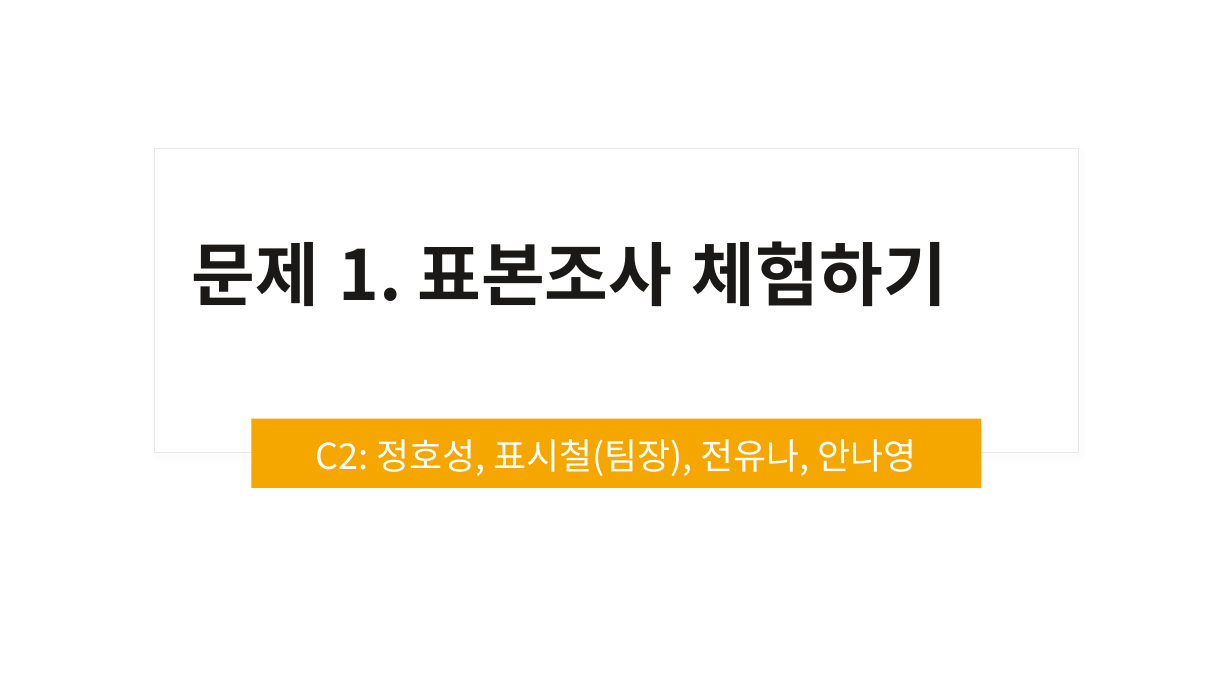
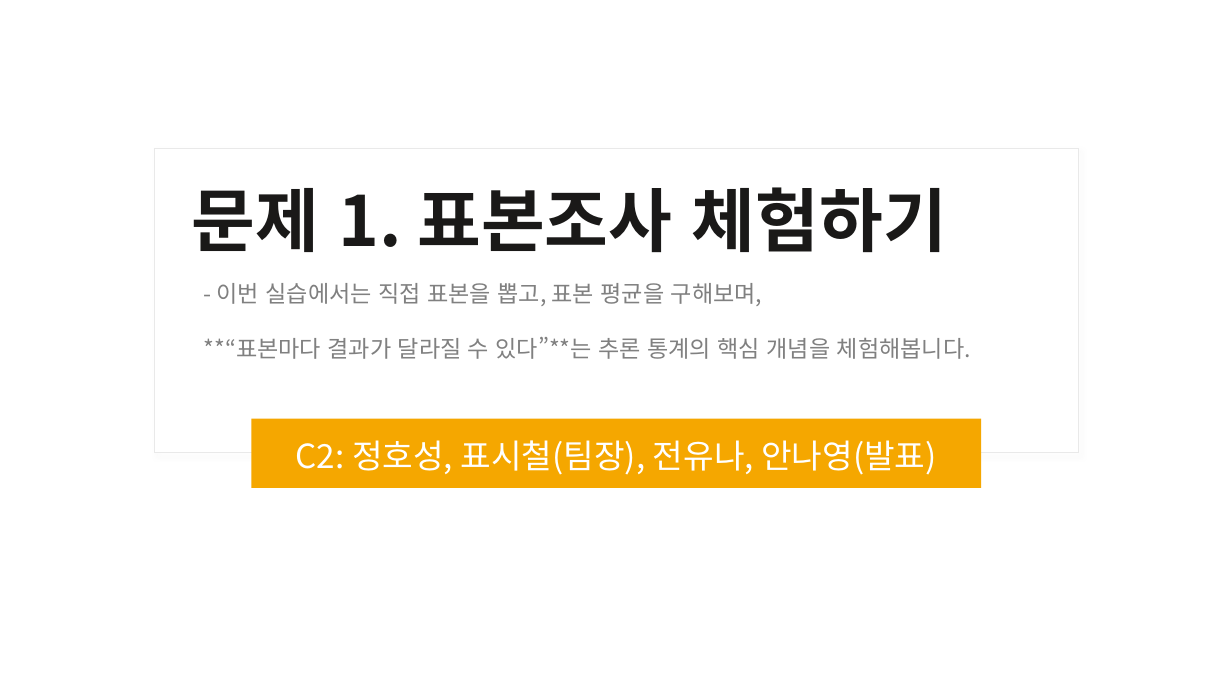
Before and after one commit to Sicheol-Pyo/ai-data-bootcamp, a slide deck: slide 1 of D013/D013_문제 1_발표자료(C2).pptx. Drawn at 1232x693 pixels with LibreOffice and Linux fonts; fonts in the diff are those of the drawing. Boxes give left, top, right and bottom in pixels: in the first picture for what was removed or moved away, otherwise in the second. Text is boxed around its words. In the diff, an @@ line names an element or a change of style, - is before the commit and + after.

Commit message:
발표 자료 수정본 rV0.3

```diff
--- a/D013/D013_문제 1_발표자료(C2).pptx
+++ b/D013/D013_문제 1_발표자료(C2).pptx
@@ title "문제 1. 표본조사 체험하기" at (191, 187, 947, 252): more space between paragraphs @@
@@ text added at (204, 283, 971, 359), 18 pt, text #808080 @@
+- 이번 실습에서는 직접 표본을 뽑고, 표본 평균을 구해보며,
+**“표본마다 결과가 달라질 수 있다”**는 추론 통계의 핵심 개념을 체험해봅니다.
@@ subtitle at (296, 440, 936, 475): text changed; size 28 to 25.9 pt @@
-C2: 정호성, 표시철(팀장), 전유나, 안나영
+C2: 정호성, 표시철(팀장), 전유나, 안나영(발표)
```
Also in this commit, not shown: 5 other slides changed.
